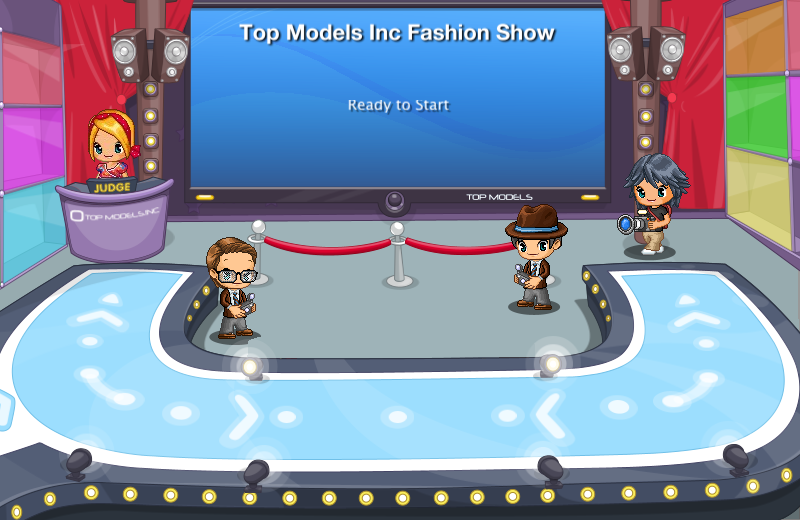
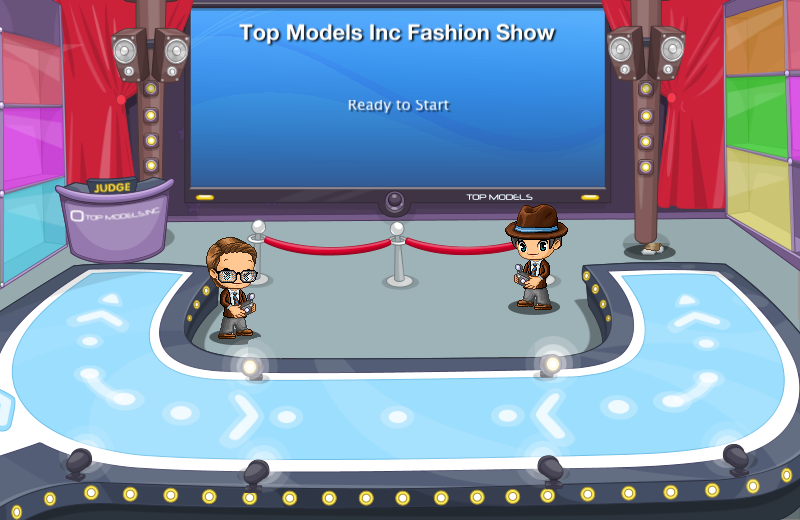
Layered file, before and after one edit (800 x 520). Changes by layer:
added layer "judge booth" above "stereopoles" over <box>55,176,174,264</box>
added layer "stereopoles" above "curtains" over <box>111,0,686,255</box>
added layer "curtains" above "coverup volume" over <box>75,0,715,210</box>
added layer "reportercoverup" above "backdrop" over <box>617,153,686,243</box>
added layer "coverupback" above "base" over <box>103,91,146,181</box>
